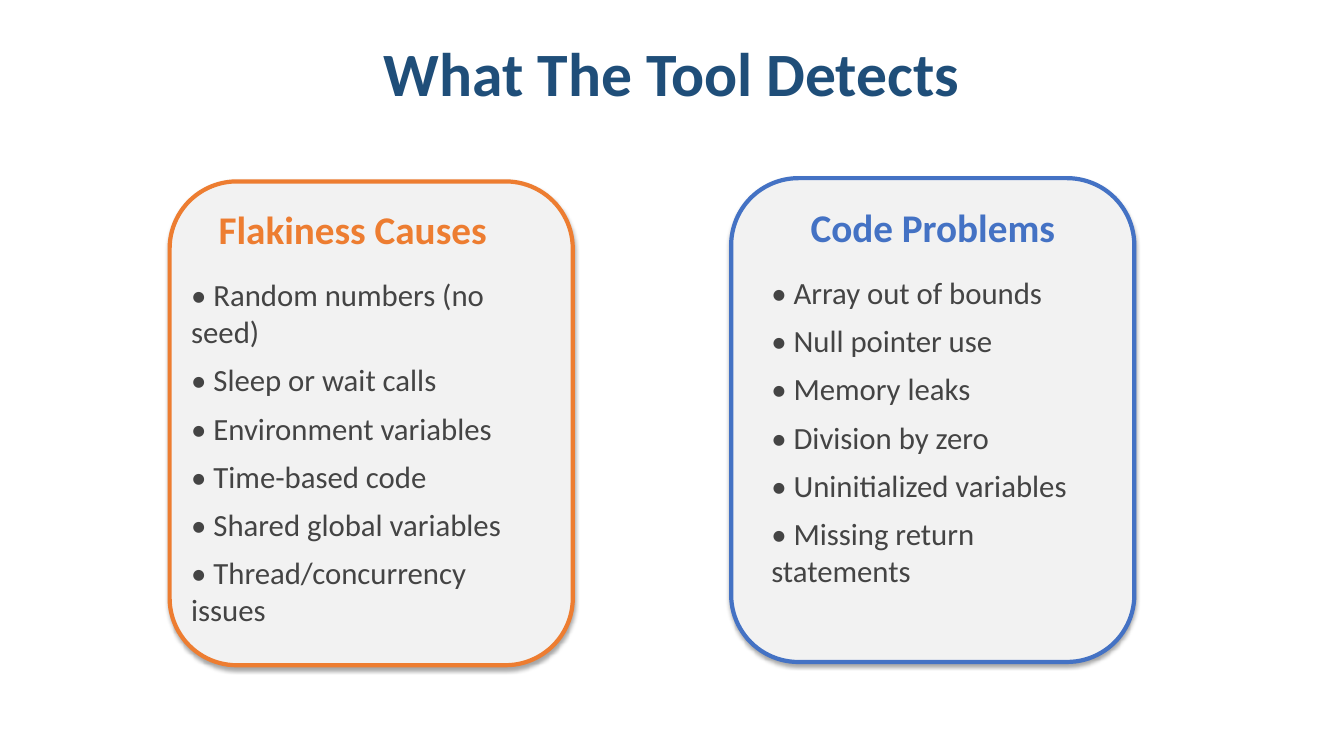
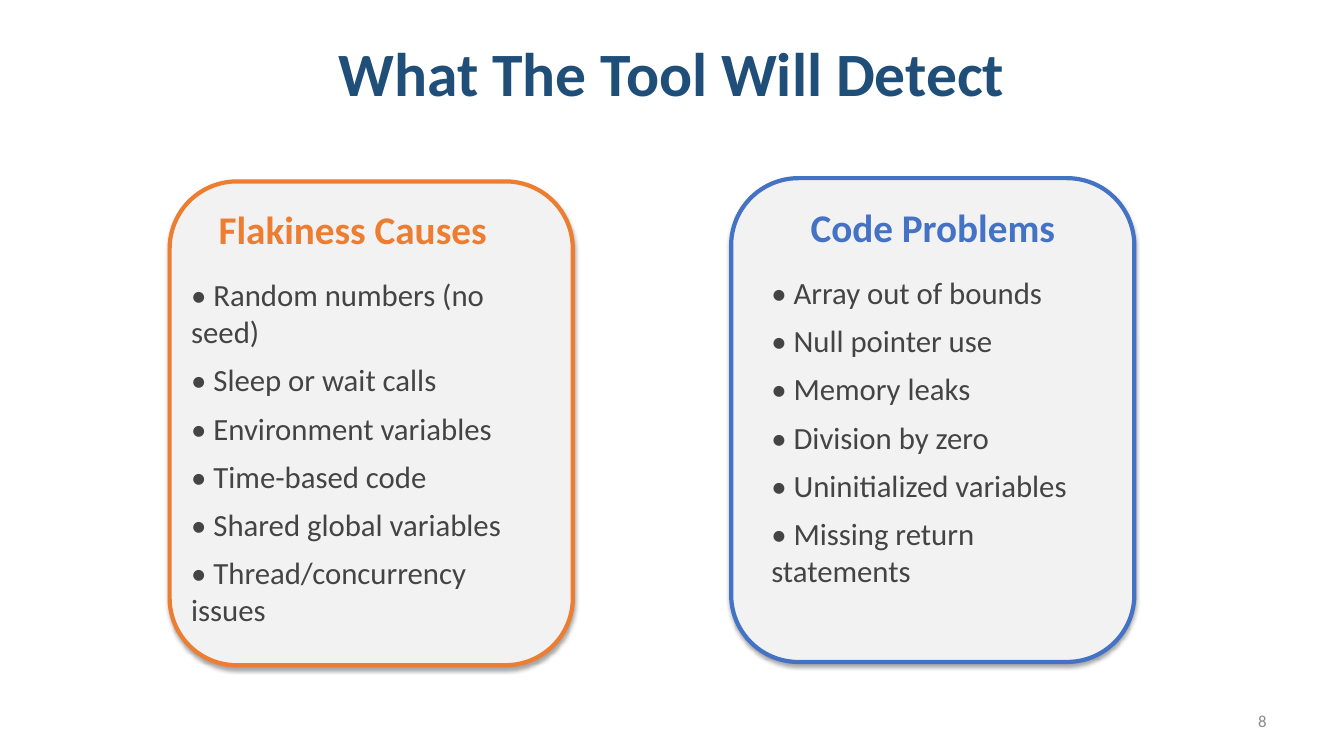
Before and after one commit to UniqueSwagger/FlakeHound-, a slide deck: slide 8 of FlakeHound_Presentation_Final.pptx (slide 10 before the commit). Drawn at 1344x756 pixels with LibreOffice and Linux fonts; fonts in the diff are those of the drawing. Boxes give left, top, right and bottom in pixels: in the first picture for what was removed or moved away, otherwise in the second. Text is boxed around its words. In the diff, an @@ line names an element or a change of style, - is before the commit and + after.

```diff
--- a/FlakeHound_Presentation_Final.pptx
+++ b/FlakeHound_Presentation_Final.pptx
@@ text at bbox=[339, 52, 1004, 97]: text changed @@
-What The Tool Detects
+What The Tool Will Detect
@@ page number added at bbox=[1258, 715, 1266, 727], 12 pt, text #8C8C8C @@
+8
```
Also in this commit, not shown: 6 other slides changed, 3 slides added, 6 slides removed, 8 other files.
